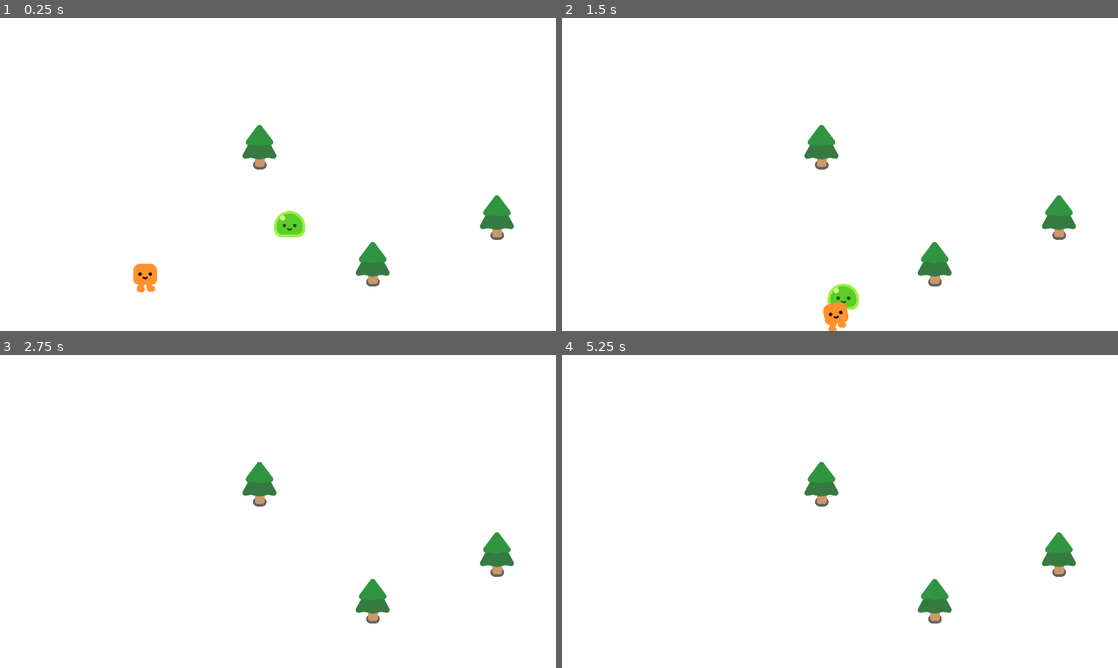
Above: before the commit, frames 1-4 (two rows, left to right).
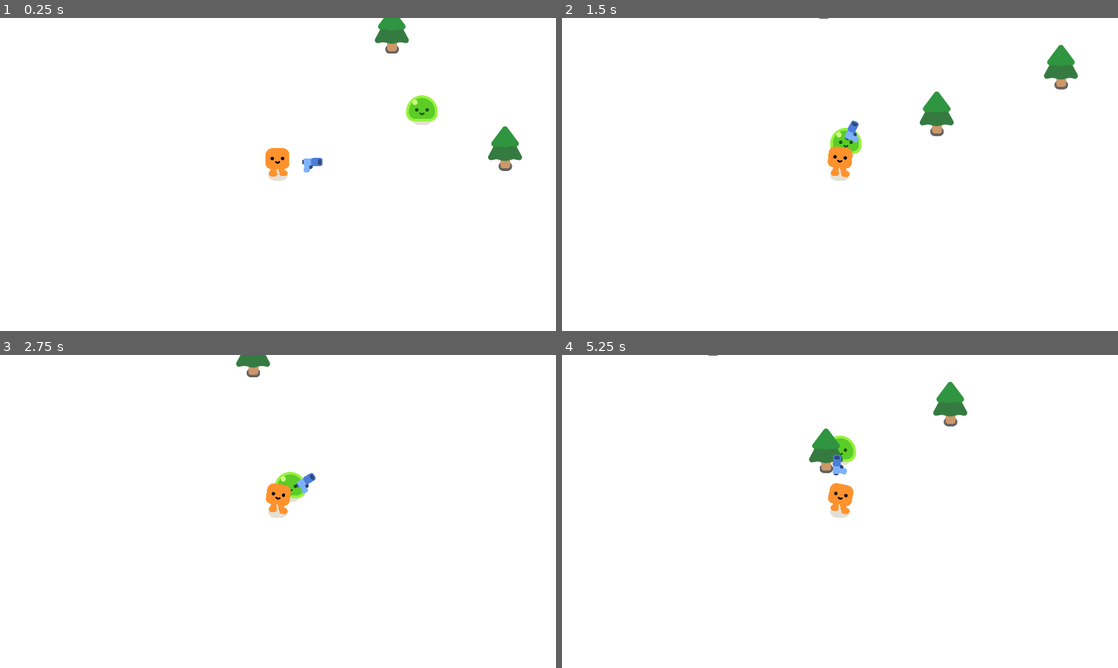
Above: after the commit, the same moments.

Repository: Nicholas-Abell/godot_practice
Game: Godot game, scene res://main_scene.tscn
Two runs of this game, one before a commit and one after it. Both use one fixed random seed, a clock stepped at 60 frames per second and the inputs below.
Inputs:
- Up to frame 1 (0.25 s): no input
- Up to frame 2 (1.5 s): hold D (move_right) 0.53-1.28 s; hold S (move_down) from 1.28 s (still down)
- Up to frame 3 (2.75 s): release S (move_down) at 2.03 s; hold D (move_right) from 2.03 s (still down)
- Up to frame 4 (5.25 s): release D (move_right) at 2.78 s; hold W (move_up) 2.78-3.53 s; hold A (move_left) 3.53-5.03 s; tap Enter at 4.25 s; hold S (move_down) from 5.03 s (still down)

The runs differ from the first frame. In frame 1, 4.2% of the frame differs, in the area x 23-94%, y 0-88%; in frame 2, 3.9%; in frame 3, 2.5%; in frame 4, 3.2%.

Commit message:
weapon movement/mob tracking

Diff:
--- a/Slime.gd
+++ b/Slime.gd
@@ -1,9 +1,10 @@
 extends CharacterBody2D
 
-var player
+#var player
+#func _ready():
+	#player = get_node("/root/MainScene/Player")
 
-func _ready():
-	player = get_node("/root/MainScene/Player")
+@onready var player = get_node("/root/MainScene/Player")
 
 func _physics_process(delta):
 	var direction = global_position.direction_to(player.global_position)
--- a/player.tscn
+++ b/characters/player.tscn
@@ -1,7 +1,8 @@
-[gd_scene load_steps=4 format=3 uid="uid://depchoi3dqchb"]
+[gd_scene load_steps=5 format=3 uid="uid://depchoi3dqchb"]
 
 [ext_resource type="Script" path="res://player.gd" id="1_fvx76"]
 [ext_resource type="PackedScene" uid="uid://pbmyh1qru7p" path="res://characters/happy_boo/happy_boo.tscn" id="1_v8wya"]
+[ext_resource type="PackedScene" uid="uid://c3b320bf5ylry" path="res://pistol/gun.tscn" id="3_rwhlu"]
 
 [sub_resource type="CircleShape2D" id="CircleShape2D_2jmkp"]
 radius = 33.541
@@ -15,3 +16,8 @@
 [node name="CollisionShape2D" type="CollisionShape2D" parent="."]
 position = Vector2(0, -13)
 shape = SubResource("CircleShape2D_2jmkp")
+
+[node name="Camera2D" type="Camera2D" parent="."]
+
+[node name="Gun" parent="." instance=ExtResource("3_rwhlu")]
+position = Vector2(-9, -32)
--- a/characters/slime/mob.tscn
+++ b/characters/slime/mob.tscn
@@ -7,6 +7,7 @@
 radius = 55.0091
 
 [node name="Mob" type="CharacterBody2D"]
+collision_layer = 2
 script = ExtResource("1_8q2ey")
 
 [node name="Slime" parent="." instance=ExtResource("2_2xi6a")]
--- a/main_scene.tscn
+++ b/main_scene.tscn
@@ -1,13 +1,16 @@
 [gd_scene load_steps=4 format=3 uid="uid://w8ynguuxoi1"]
 
-[ext_resource type="PackedScene" uid="uid://depchoi3dqchb" path="res://player.tscn" id="1_cuspc"]
+[ext_resource type="PackedScene" uid="uid://depchoi3dqchb" path="res://characters/player.tscn" id="1_cuspc"]
 [ext_resource type="PackedScene" uid="uid://s2nij8a6143n" path="res://characters/slime/mob.tscn" id="2_qwotw"]
 [ext_resource type="PackedScene" uid="uid://b5bpjvo2edkry" path="res://trees/pine_tree.tscn" id="2_ujo6l"]
 
 [node name="MainScene" type="Node2D"]
 y_sort_enabled = true
 
-[node name="ColorRect" type="ColorRect" parent="."]
+[node name="CanvasLayer" type="CanvasLayer" parent="."]
+layer = -1
+
+[node name="ColorRect" type="ColorRect" parent="CanvasLayer"]
 offset_left = -6387.0
 offset_top = -3014.0
 offset_right = 11002.0
--- /dev/null
+++ b/pistol/gun.gd
@@ -0,0 +1,7 @@
+extends Area2D
+
+func _physics_process(delta):
+	var enemies_in_range = get_overlapping_bodies()
+	if enemies_in_range.size() > 0:
+		var target_enemy = enemies_in_range.front()
+		look_at(target_enemy.global_position)
--- /dev/null
+++ b/pistol/gun.tscn
@@ -0,0 +1,24 @@
+[gd_scene load_steps=4 format=3 uid="uid://c3b320bf5ylry"]
+
+[ext_resource type="Script" path="res://pistol/gun.gd" id="1_g5xog"]
+[ext_resource type="Texture2D" uid="uid://cswb5do8rrj7q" path="res://pistol/pistol.png" id="1_ko6ph"]
+
+[sub_resource type="CircleShape2D" id="CircleShape2D_y5dqp"]
+radius = 311.026
+
+[node name="Gun" type="Area2D"]
+collision_layer = 0
+collision_mask = 2
+script = ExtResource("1_g5xog")
+
+[node name="CollisionShape2D" type="CollisionShape2D" parent="."]
+shape = SubResource("CircleShape2D_y5dqp")
+
+[node name="WeaponPivot" type="Marker2D" parent="."]
+
+[node name="Pistol" type="Sprite2D" parent="WeaponPivot"]
+position = Vector2(128, 0)
+texture = ExtResource("1_ko6ph")
+
+[node name="BulletSpawn" type="Marker2D" parent="WeaponPivot/Pistol"]
+position = Vector2(35, -10)
